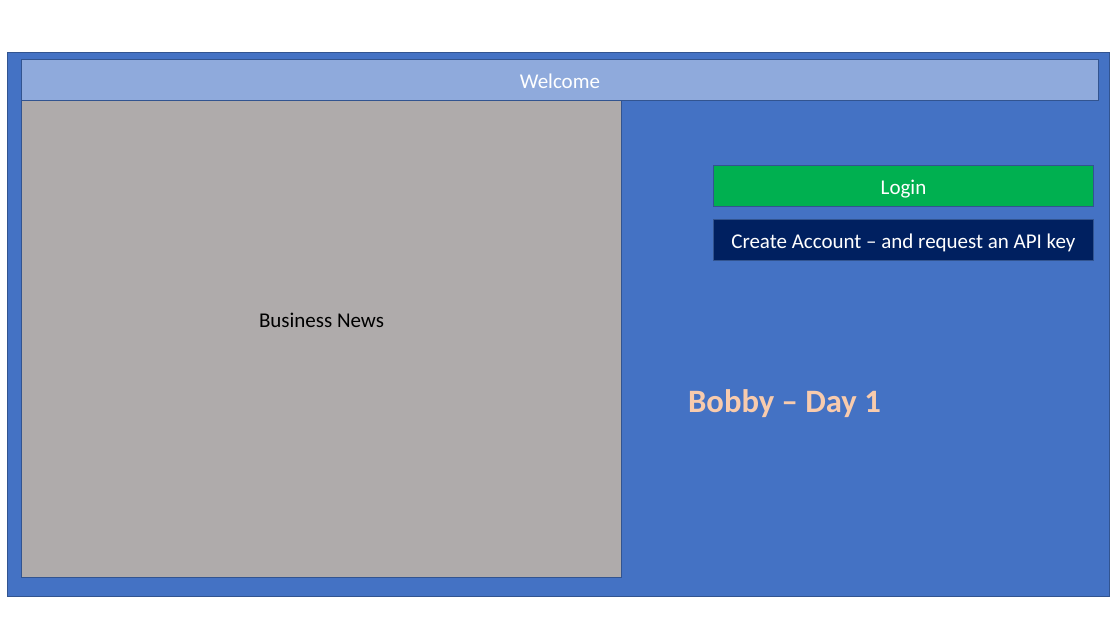
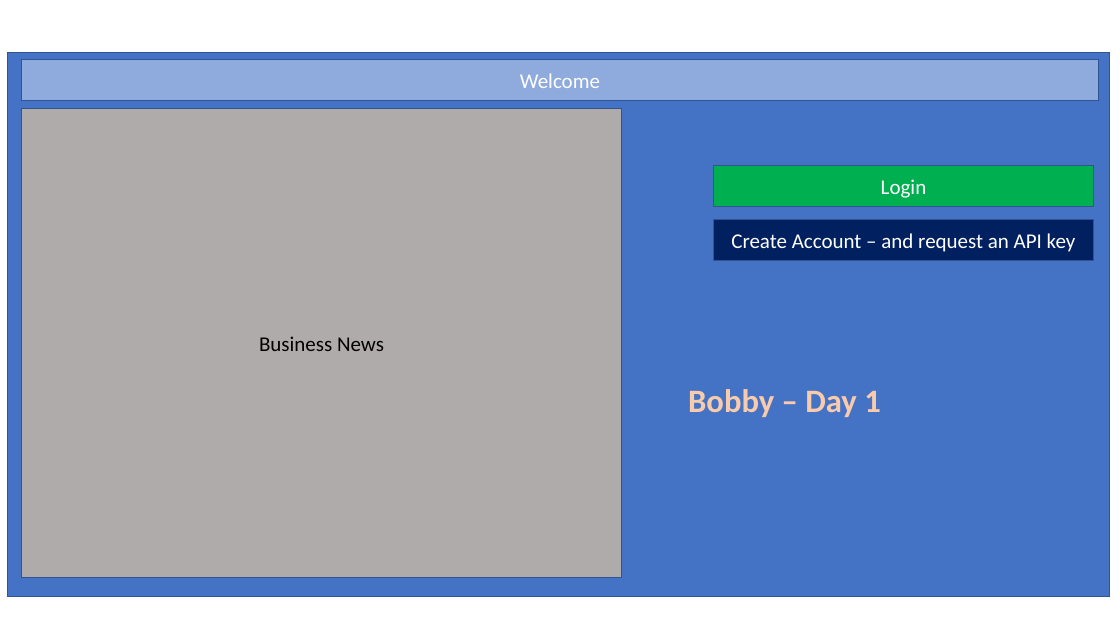
Before and after one commit to sdseney508/micro-teams, a slide deck: slide 1 of assets/mock-up.pptx. Drawn at 1120x630 pixels with LibreOffice and Linux fonts; fonts in the diff are those of the drawing. Boxes give left, top, right and bottom in pixels: in the first picture for what was removed or moved away, otherwise in the second. Text is boxed around its words. In the diff, an @@ line names an element or a change of style, - is before the commit and + after.

```diff
--- a/assets/mock-up.pptx
+++ b/assets/mock-up.pptx
@@ rectangle "Business News": place and size @@
-rectangle "Business News" at (21,60,622,577)
+rectangle "Business News" at (21,108,622,578)
```
Also in this commit, not shown: 1 other slide changed, 1 slide added, 2 other files.
